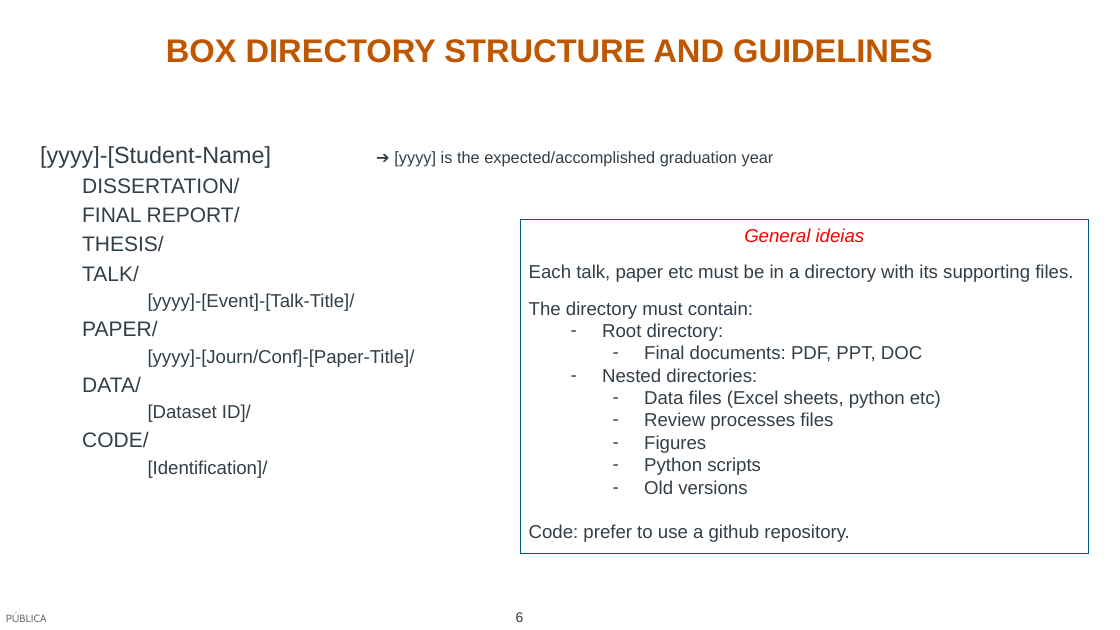
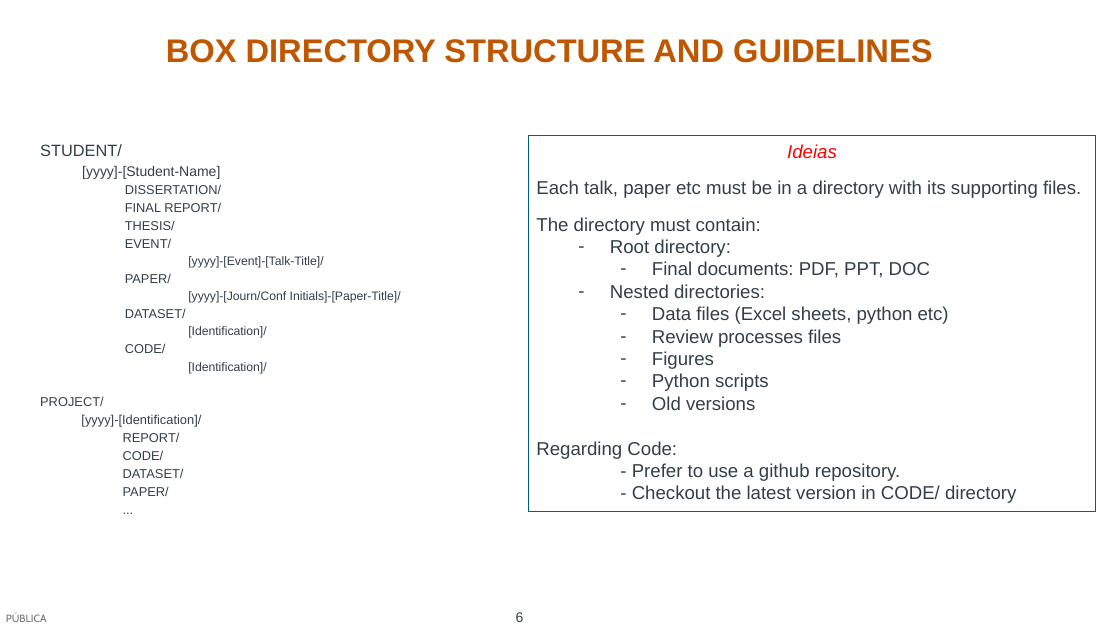
Before and after one commit to rebpoli/Doutorado, a slide deck: slide 6 of Research/Meeting/2024-09-29 - Status/2024-09-29-Status Meeting.pptx. Drawn at 1120x630 pixels with LibreOffice and Linux fonts; fonts in the diff are those of the drawing; background and template pictures are left out. Boxes give left, top, right and bottom in pixels: in the first picture for what was removed or moved away, otherwise in the second. Text is boxed around its words. In the diff, an @@ line names an element or a change of style, - is before the commit and + after.

```diff
--- a/Research/Meeting/2024-09-29 - Status/2024-09-29-Status Meeting.pptx
+++ b/Research/Meeting/2024-09-29 - Status/2024-09-29-Status Meeting.pptx
@@ text at (40, 144, 220, 179): text changed; size 14 to 12 pt @@
-[yyyy]-[Student-Name] ➔ [yyyy] is the expected/accomplished graduation year
+STUDENT/
+  [yyyy]-[Student-Name]
@@ rectangle "Ideias": place and size @@
-rectangle "Ideias" at (521, 219, 1089, 553)
+rectangle "Ideias" at (528, 136, 1096, 513)
@@ text in rectangle at (787, 144, 837, 159): text changed @@
-General ideias
+Ideias
@@ text at (125, 184, 323, 374): size 18 to 11 pt in "DISSERTATION/", "FINAL REPORT/", "THESIS/", "PAPER/" and 1 more places; size 16 to 10.5 pt in "[yyyy]-[Event]-[Talk-Title]/", "[Identification]/"; list level 2 to 3 in "DISSERTATION/"; list level 2 to 3 in "FINAL REPORT/"; list level 2 to 3 in "THESIS/"; list level 3 to 4 in "[yyyy]-[Event]-[Talk-Title]/"; list level 2 to 3 in "PAPER/"; list level 2 to 3 in "CODE/"; list level 3 to 4 in "[Identification]/" @@
@@ text at (125, 238, 171, 248): text changed; size 18 to 11 pt @@
-  TALK/
+    EVENT/
@@ text at (125, 291, 401, 338): text changed; size 16 to 10.5 pt @@
-    [yyyy]-[Journ/Conf]-[Paper-Title]/
-  DATA/
-    [Dataset ID]/
+      [yyyy]-[Journ/Conf Initials]-[Paper-Title]/
+    DATASET/
+      [Identification]/
@@ text at (40, 397, 201, 496): paragraphs added @@
+    PROJECT/
+    [yyyy]-[Identification]/
+    REPORT/
+    CODE/
+    DATASET/
+    PAPER/
+    ...
@@ text in rectangle at (536, 441, 1016, 503): text changed @@
-Code: prefer to use a github repository.
+Regarding Code:
+- Prefer to use a github repository.
+- Checkout the latest version in CODE/ directory
```
Also in this commit, not shown: 7 other files.
